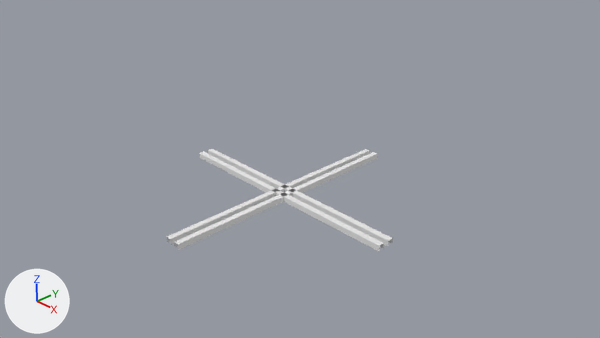
A saved change to the Blender file Models/drone.blend.
The view is the same before and after, from the file's camera 'Camera'. Arrows for +X, +Y and +Z are at lower left; the lights stay in place. The same objects are shown in both versions, whatever each file hides.

Names of what the first picture shows: 'rodA1', 'rodA2', 'rodA2.001', 'rodA2.002'.
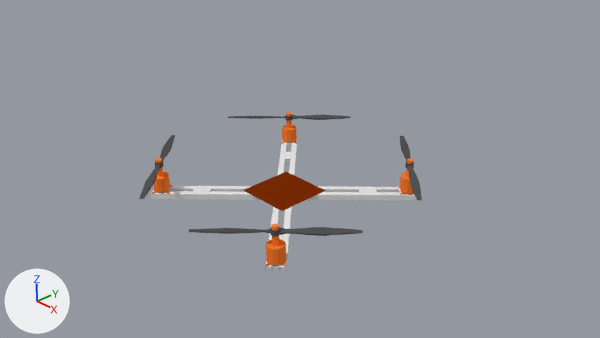
Boxes (x1, y1, x2, y2) around the edits, measured in the pictures (600 x 338 px):
'rodA2', moved, turned
    before: (174, 152, 377, 250)
    after: (280, 138, 297, 267)
'rodA1', moved, turned
    before: (167, 149, 370, 245)
    after: (265, 140, 287, 272)
'Plane', added (brown)
    after: (244, 172, 326, 211)
'rodA2.002', moved, turned, rescaled (not visible afterwards)
    before: (199, 152, 384, 251)
'rodB2', added
    after: (151, 191, 417, 200)
'rodA2.001', moved, turned, rescaled (not visible afterwards)
    before: (208, 149, 393, 246)
'prop4', added
    after: (189, 227, 363, 236)
'rodB1', added
    after: (170, 186, 400, 192)
'motor4', added (orange)
    after: (265, 224, 287, 267)
'prop1', added
    after: (400, 136, 422, 200)
'prop3', added
    after: (139, 135, 175, 199)
'prop2', added
    after: (228, 114, 351, 120)
'motor3', added
    after: (152, 158, 173, 194)
'motor2', added
    after: (281, 112, 297, 143)
'motor1', added
    after: (398, 159, 414, 195)
'rod_3cm.006', added
    after: (359, 189, 377, 192)

The change, as a diff of the scene's bpy script:
```diff
--- a/Models/drone.blend.py
+++ b/Models/drone.blend.py
@@ me_plane @@
+me_plane.from_pydata([(-1.0, -1.0, 0.0), (1.0, -1.0, 0.0), (-1.0, 1.0, 0.0), (1.0, 1.0, 0.0)], [], [(0, 1, 3, 2)])
+me_plane.materials.append(mat_board)  # brown #792b02
@@ ob_roda2_002 @@
 ob_roda2_002 = bpy.data.objects.new('rodA2.002', me_cube_003)
-ob_roda2_002.location = (0.1, -0.1, 0.0)
-ob_roda2_002.rotation_euler = (0.0, 0.0, 1.571)  # degrees (0, 0, 90)
-ob_roda2_002.scale = (0.05, 2.25, 0.05)
+ob_roda2_002.location = (0.32, -0.22, 0.0)
+ob_roda2_002.rotation_euler = (0.0, 0.0, 3.927)  # degrees (0, 0, 225)
+ob_roda2_002.scale = (0.05, 0.15, 0.05)
@@ ob_roda2_001 @@
 ob_roda2_001 = bpy.data.objects.new('rodA2.001', me_cube_002)
-ob_roda2_001.location = (0.1, 0.1, 0.0)
-ob_roda2_001.rotation_euler = (0.0, 0.0, 1.571)  # degrees (0, 0, 90)
-ob_roda2_001.scale = (0.05, 2.25, 0.05)
+ob_roda2_001.location = (0.32, 0.22, 0.0)
+ob_roda2_001.rotation_euler = (0.0, 0.0, 5.498)  # degrees (0, 0, 315)
+ob_roda2_001.scale = (0.05, 0.15, 0.05)
@@ ob_roda2 @@
 ob_roda2 = bpy.data.objects.new('rodA2', me_cube_001)
-ob_roda2.location = (0.2, 0.0, 0.0)
+ob_roda2.location = (0.17, 0.07, 0.0)
+ob_roda2.rotation_euler = (0.0, 0.0, 0.785)  # degrees (0, 0, 45)
 ob_roda2.scale = (0.05, 2.25, 0.05)
@@ ob_roda1 @@
 ob_roda1 = bpy.data.objects.new('rodA1', me_cube)
-ob_roda1.location = (0.0, 0.0, 0.0)
+ob_roda1.location = (0.03, -0.07, 0.0)
+ob_roda1.rotation_euler = (0.0, 0.0, 0.785)  # degrees (0, 0, 45)
 ob_roda1.scale = (0.05, 2.25, 0.05)
@@ ob_rodb1 @@
+ob_rodb1 = bpy.data.objects.new('rodB1', me_cube_002)
+ob_rodb1.location = (0.03, 0.07, 0.0)
+ob_rodb1.rotation_euler = (0.0, 0.0, 2.356)  # degrees (0, 0, 135)
+ob_rodb1.scale = (0.05, 2.25, 0.05)
@@ ob_rodb2 @@
+ob_rodb2 = bpy.data.objects.new('rodB2', me_cube_003)
+ob_rodb2.location = (0.17, -0.07, 0.0)
+ob_rodb2.rotation_euler = (0.0, 0.0, 2.356)  # degrees (0, 0, 135)
+ob_rodb2.scale = (0.05, 2.25, 0.05)
@@ ob_motor1 @@
+ob_motor1 = bpy.data.objects.new('motor1', me_cylinder_1)  # 72 vertices, 58 faces; spans x -0.205..0.205, y -0.205..0.205, z -0.15..0.43; in mat_motor (orange #ff7d2d)
+ob_motor1.location = (1.58, 1.48, 0.2)
+ob_motor1.rotation_euler = (0.0, 0.0, 1.571)  # degrees (0, 0, 90)
@@ ob_prop1 @@
+ob_prop1 = bpy.data.objects.new('prop1', me_cylinder_001)  # 256 vertices, 238 faces; spans x -1.2..1.2, y -0.08..0.08, z -0.04..0.04; in mat_prop (dark grey #535353)
+ob_prop1.location = (1.58, 1.48, 0.54)
+ob_prop1.rotation_euler = (0.0, 0.0, 2.356)  # degrees (0, 0, 135)
@@ ob_motor3 @@
+ob_motor3 = bpy.data.objects.new('motor3', me_cylinder_1.copy())
+ob_motor3.location = (-1.38, -1.48, 0.2)
+ob_motor3.rotation_euler = (0.0, 0.0, 1.571)  # degrees (0, 0, 90)
@@ ob_motor2 @@
+ob_motor2 = bpy.data.objects.new('motor2', me_cylinder_1.copy())
+ob_motor2.location = (-1.39, 1.48, 0.2)
+ob_motor2.rotation_euler = (0.0, 0.0, 1.571)  # degrees (0, 0, 90)
@@ ob_motor4 @@
+ob_motor4 = bpy.data.objects.new('motor4', me_cylinder_1.copy())
+ob_motor4.location = (1.58, -1.49, 0.2)
+ob_motor4.rotation_euler = (0.0, 0.0, 1.571)  # degrees (0, 0, 90)
@@ ob_prop3 @@
+ob_prop3 = bpy.data.objects.new('prop3', me_cylinder_001.copy())
+ob_prop3.location = (-1.38, -1.48, 0.54)
+ob_prop3.rotation_euler = (0.0, 0.0, 2.356)  # degrees (0, 0, 135)
@@ ob_prop2 @@
+ob_prop2 = bpy.data.objects.new('prop2', me_cylinder_001.copy())
+ob_prop2.location = (-1.39, 1.48, 0.54)
+ob_prop2.rotation_euler = (0.0, 0.0, 3.927)  # degrees (0, 0, 225)
@@ ob_prop4 @@
+ob_prop4 = bpy.data.objects.new('prop4', me_cylinder_001.copy())
+ob_prop4.location = (1.58, -1.49, 0.54)
+ob_prop4.rotation_euler = (0.0, 0.0, 3.927)  # degrees (0, 0, 225)
@@ ob_plane @@
+ob_plane = bpy.data.objects.new('Plane', me_plane)
+ob_plane.location = (0.1, 0.0, 0.05)
+ob_plane.scale = (0.5, 0.5, 0.593)
@@ ob_rod_3cm_006 @@
+ob_rod_3cm_006 = bpy.data.objects.new('rod_3cm.006', me_cube.copy())  # the mesh of ob_roda1
+ob_rod_3cm_006.location = (1.11, 1.0, 0.0)
+ob_rod_3cm_006.rotation_euler = (0.0, 0.0, 5.498)  # degrees (0, 0, 315)
+ob_rod_3cm_006.scale = (0.05, 0.15, 0.05)
```
